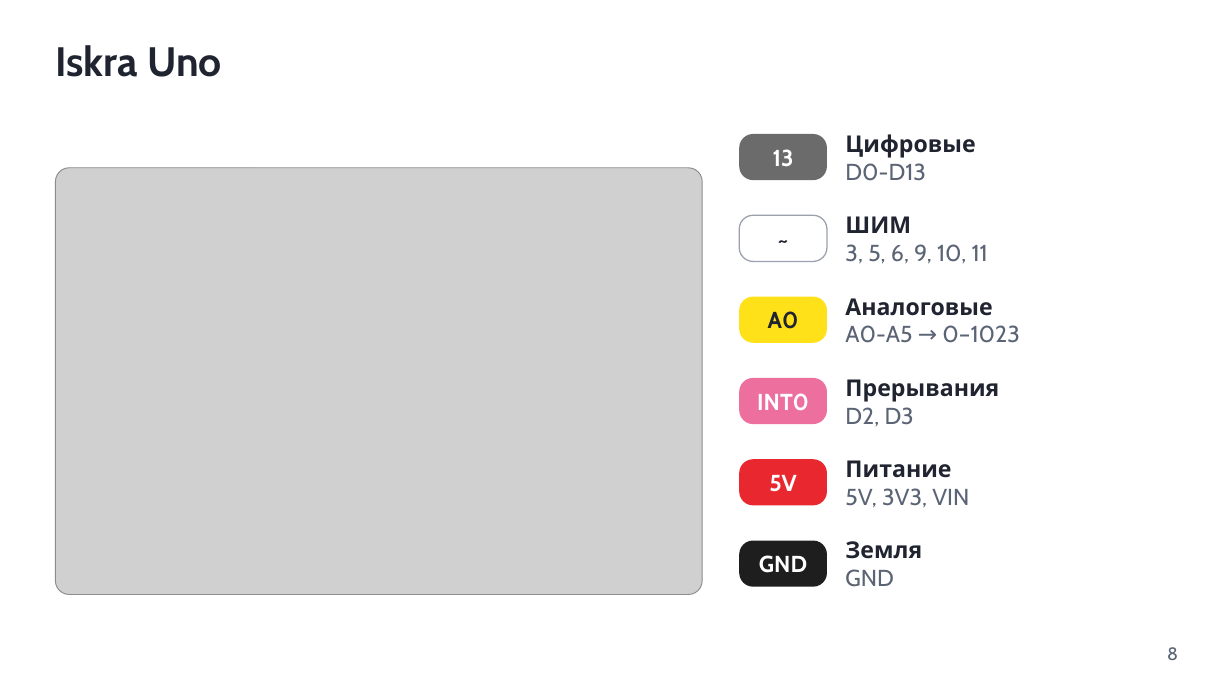
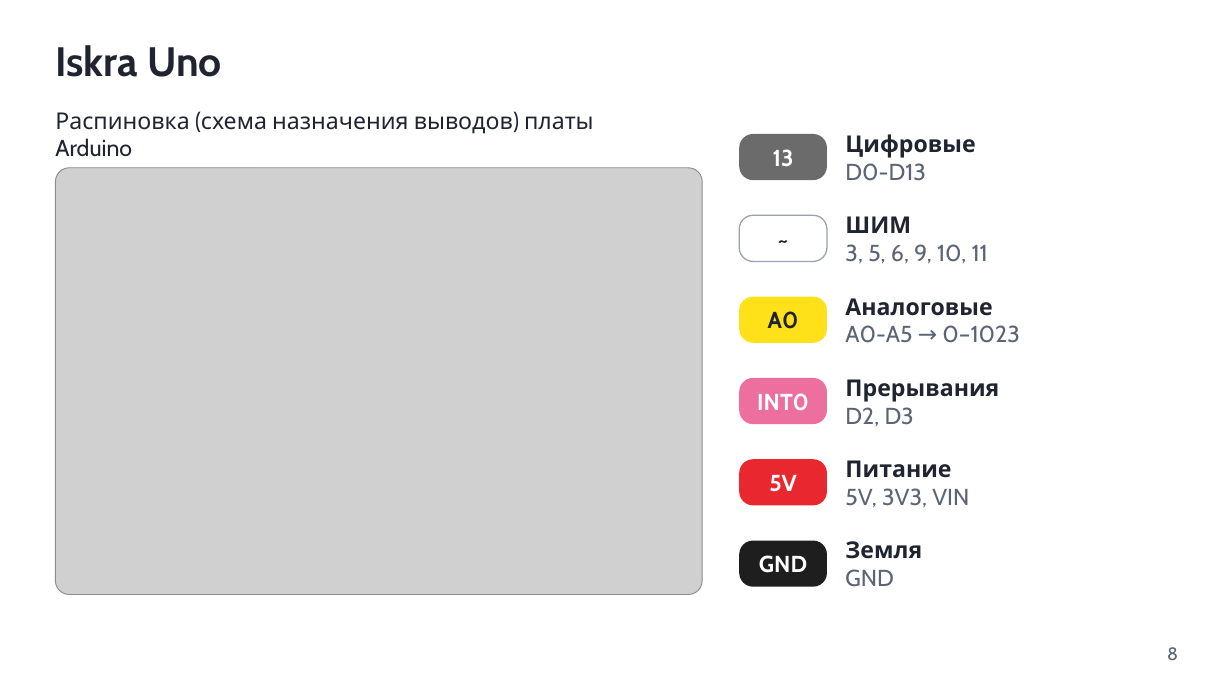
Before and after one commit to alekseigrachev2002-maker/Olympiad-Robot-Lessons, a slide deck: slide 8 of assets/Olympiad_robot_lecture.pptx. Drawn at 1232x693 pixels with LibreOffice and Linux fonts; fonts in the diff are those of the drawing; grey boxes stand for pictures. Boxes give left, top, right and bottom in pixels: in the first picture for what was removed or moved away, otherwise in the second. Text is boxed around its words. In the diff, an @@ line names an element or a change of style, - is before the commit and + after.

```diff
--- a/assets/Olympiad_robot_lecture.pptx
+++ b/assets/Olympiad_robot_lecture.pptx
@@ text added at <box>55,112,594,157</box>, 18 pt, text #1F2430 @@
+Распиновка (схема назначения выводов) платы Arduino
```
Also in this commit, not shown: 2 other slides changed.
